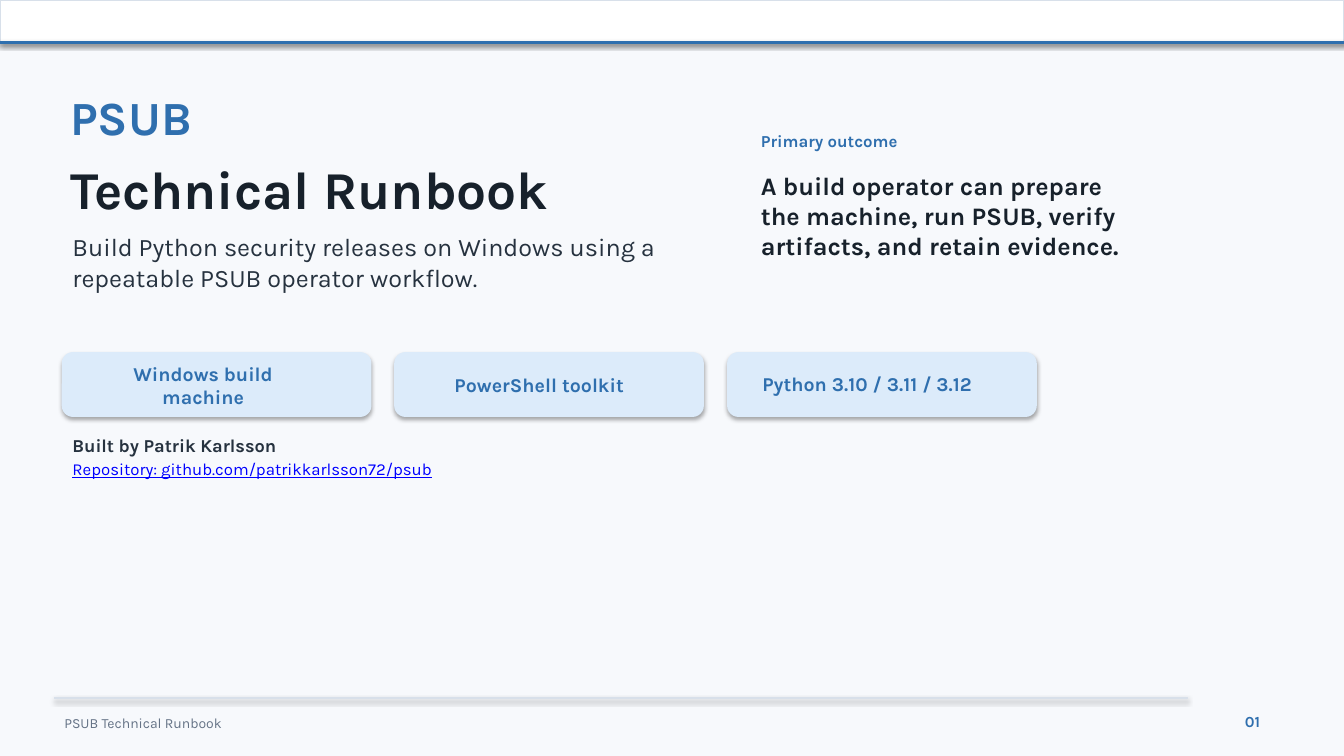
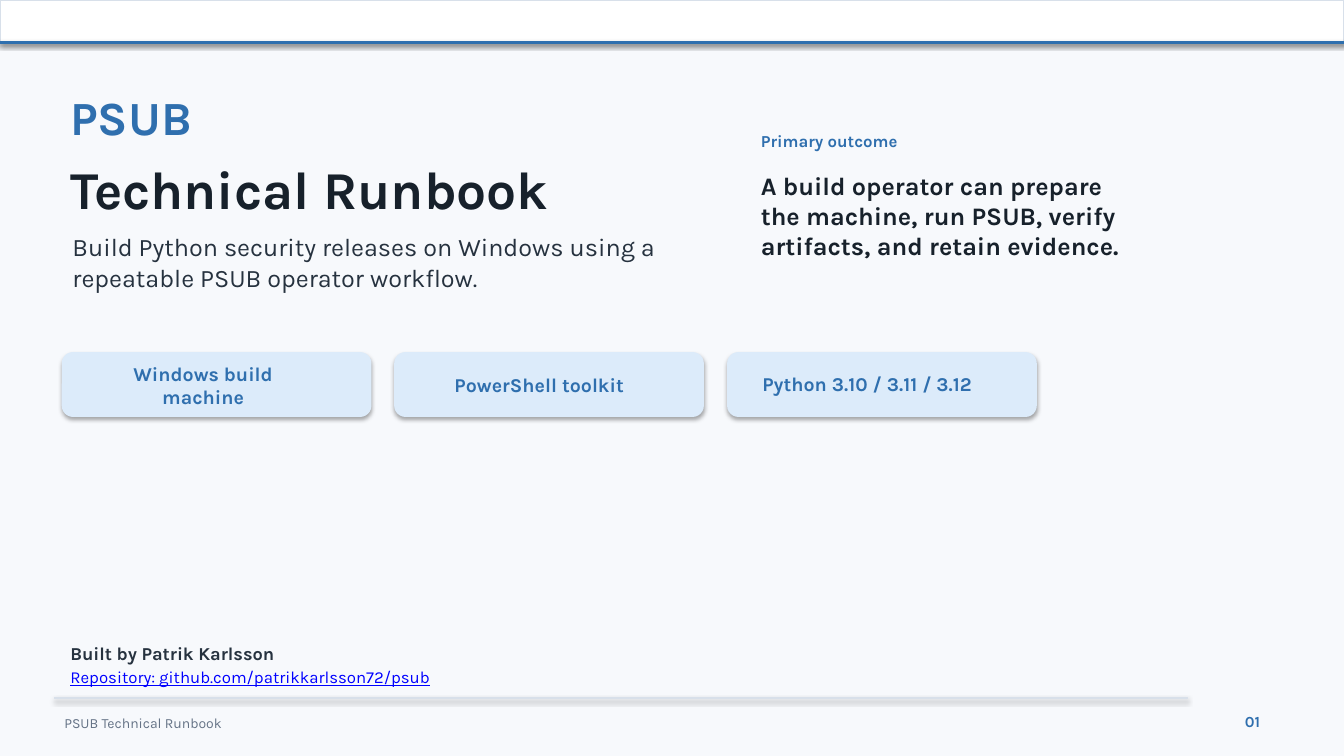
Before and after one commit to patrikkarlsson72/psub, a slide deck: slide 1 of output/presentation/PSUB-Technical-Runbook.pptx. Drawn at 1344x756 pixels with LibreOffice and Linux fonts; fonts in the diff are those of the drawing. Boxes give left, top, right and bottom in pixels: in the first picture for what was removed or moved away, otherwise in the second. Text is boxed around its words. In the diff, an @@ line names an element or a change of style, - is before the commit and + after.

Commit message:
Finalize technical runbook presentation

```diff
--- a/output/presentation/PSUB-Technical-Runbook.pptx
+++ b/output/presentation/PSUB-Technical-Runbook.pptx
@@ text "Built by Patrik Karlsson": place and size @@
-text "Built by Patrik Karlsson" at (72,439,432,479)
+text "Built by Patrik Karlsson" at (70,647,430,687)
```
